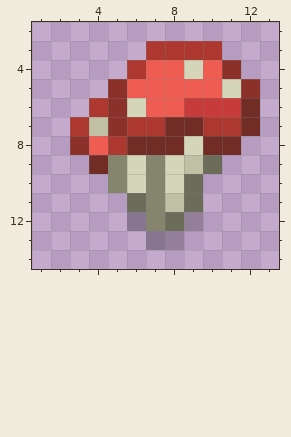
Pixel-art sprite -- art/forage/red_mush.png. That is the earlier state.
The file is 16x16 pixels. Colours within 5 levels of each other are drawn and written as one. Shown: x 1..13, y 2..14.
Once edited:
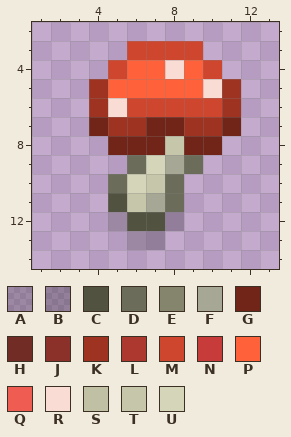
Palette (. is transparent): A #00000033  B #00000040  C #525241  D #6c6c5a  E #85856e  F #a7a795  G #712518  H #722c26  J #8c312a  K #9f3321  L #ac3830  M #cf462f  N #c73b3a  P #ff623a  Q #ee5c52  R #f9ddd5  S #c0c0a5  T #c6c6aa  U #d5d5b9
Changes in this commit:
@@ x 1..13 @@
  2 .............
- 3 ......LLLL...
- 4 .....LQQUQJ..
- 5 ....JQQQQQUJ.
- 6 ...LJUQQNNNH.
- 7 ..LSJLLHHLLH.
- 8 ..JQLHHHUHH..
- 9 ...HEUEUSD...
-10 ....EUEUD....
-11 .....DESD....
-12 .....BEDB....
-13 ......BB.....
+ 3 .....MMMM....
+ 4 ....MPPRPM...
+ 5 ...KPPPPPRK..
+ 6 ...KRMMMMMK..
+ 7 ...GKKGGKKG..
+ 8 ....GGGTGG...
+ 9 .....DUFD....
+10 ....DUTD.....
+11 ....CTFD.....
+12 ....ACCA.....
+13 .....AA......
 14 .............
Changed places in both pictures, as pixel boxes (x1, y1, x2, y2):
changed: (70, 41, 260, 250)
